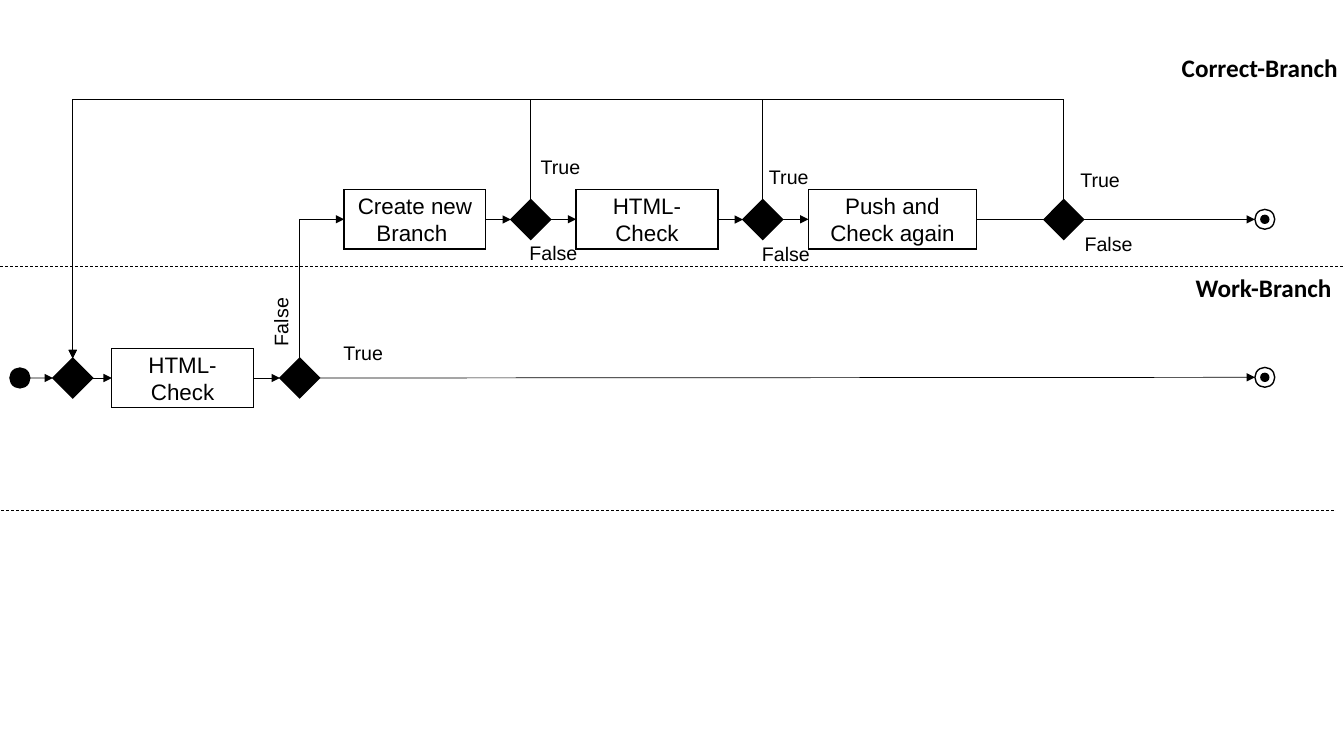
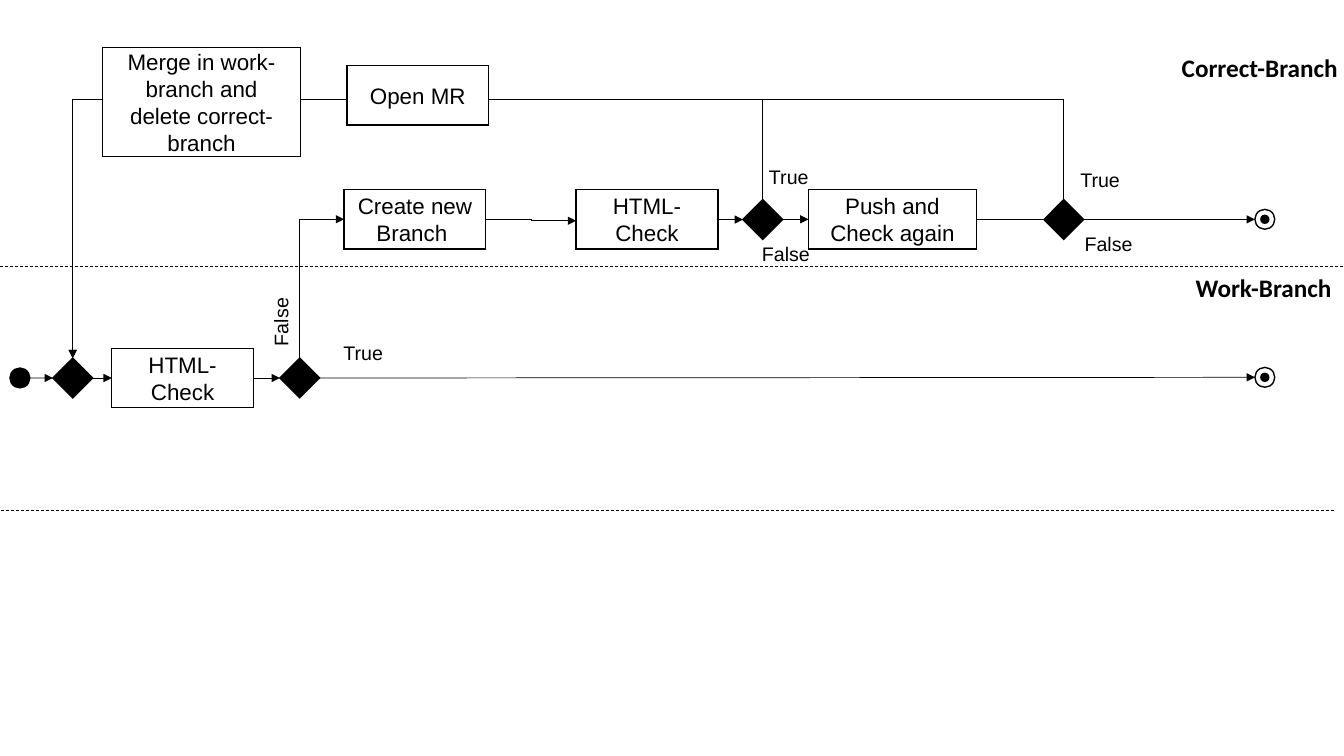
Before and after one commit to RWTH-EBC/AixLib, a slide deck: slide 2 of bin/04_Documentation/Powerpoint/PipelineProcess.pptx. Drawn at 1344x756 pixels with LibreOffice and Linux fonts; fonts in the diff are those of the drawing. Boxes give left, top, right and bottom in pixels: in the first picture for what was removed or moved away, otherwise in the second. Text is boxed around its words. In the diff, an @@ line names an element or a change of style, - is before the commit and + after.

```diff
--- a/bin/04_Documentation/Powerpoint/PipelineProcess.pptx
+++ b/bin/04_Documentation/Powerpoint/PipelineProcess.pptx
@@ rectangle added at [103, 47, 300, 156], fill #FFFFFF, outline #000000 1 pt, 16 pt, text #000000 @@
+Merge in work-branch and delete correct-branch
@@ rectangle added at [347, 66, 489, 125], fill #FFFFFF, outline #000000 1 pt, 16 pt, text #000000 @@
+Open MR
@@ elbow arrow removed from (531, 200) to (73, 358) @@
@@ text removed at [541, 160, 581, 175] @@
-True
@@ diamond removed at [511, 200, 551, 239] @@
@@ elbow arrow moved from (486, 220) - (511, 220) to (486, 220) - (577, 221) @@
@@ elbow arrow removed from (551, 220) to (577, 220) @@
@@ text removed at [529, 245, 577, 261] @@
-False
```
Also in this commit, not shown: 1 other slide changed, 45 other files.
